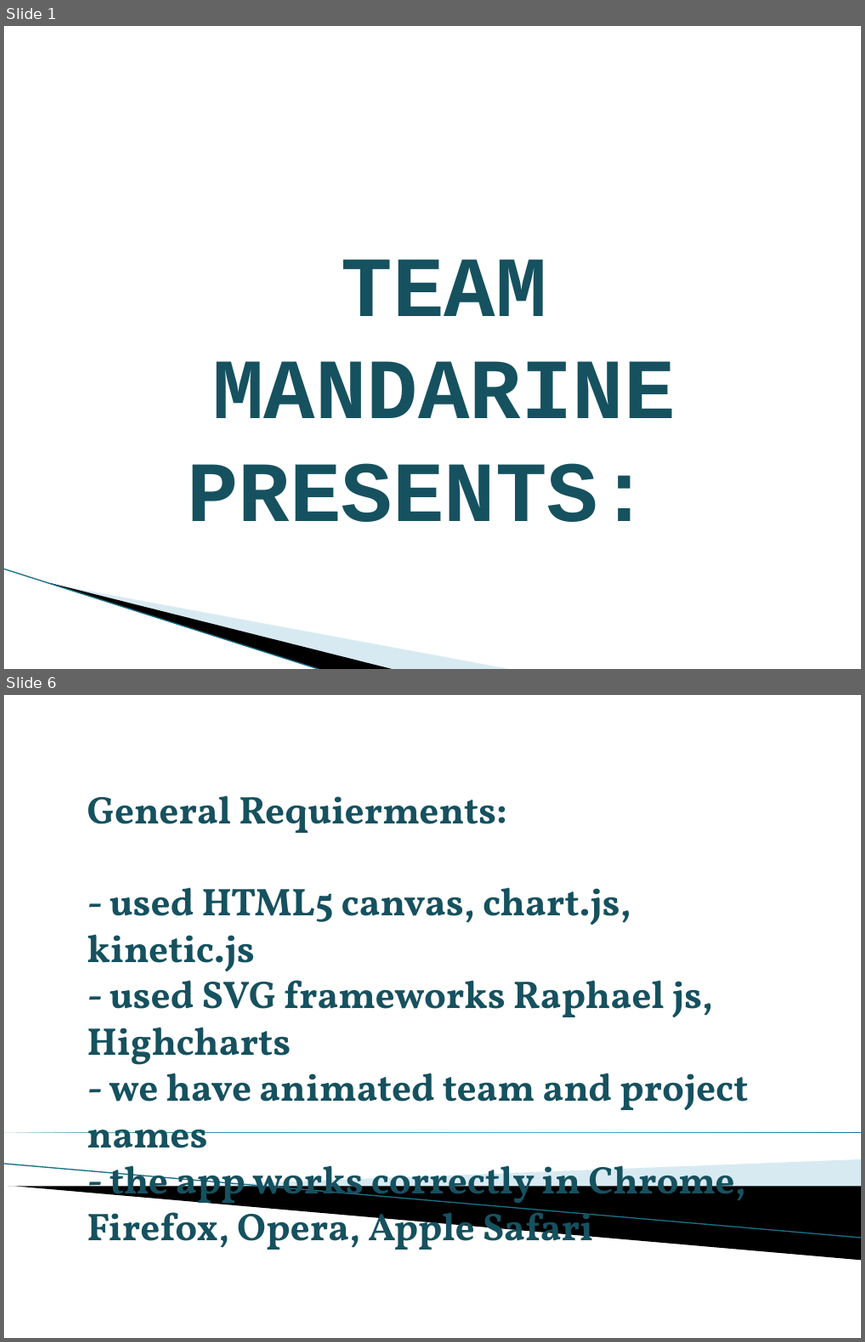
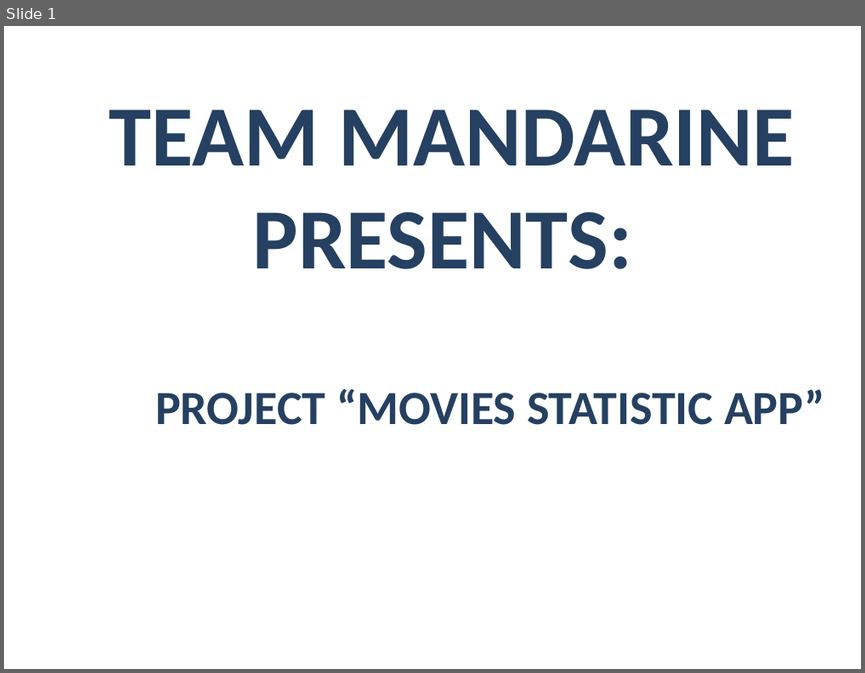
Before and after one commit to Acrelion/JS-Teamwork-Mandarine, a slide deck: Project Documentation/Presentation Mandarine.pptx. Shown one above the other, each under a label of ours: slides 1 and 6 before the commit, slide 1 after it; the slides between them are not shown. The pictures are 865x1342 and 865x673 pixels, drawn with LibreOffice and Linux fonts; fonts in the diff are those of the drawing; background and template pictures are left out. Boxes give left, top, right and bottom in pixels: in the first picture for what was removed or moved away, otherwise in the second. Text is boxed around its words. In the diff, an @@ line names an element or a change of style, - is before the commit and + after.

```diff
--- a/Project Documentation/Presentation Mandarine.pptx
+++ b/Project Documentation/Presentation Mandarine.pptx
@@ slide 6 removed at (4,695,861,1338), background #FFFFFF @@
@@ title removed at (87,795,748,1258) @@
-General Requierments:
-- used HTML5 canvas, chart.js, kinetic.js
-- used SVG frameworks Raphael js, Highcharts
-- we have animated team and project names
-- the app works correctly in Chrome, Firefox, Opera, Apple Safari
@@ right triangle removed at (4,1132,861,1132) @@
@@ line removed from (4, 1163) to (861, 1237) @@
@@ freeform shape removed at (162,1159,861,1205) @@
@@ freeform shape removed at (7,1186,861,1259) @@
@@ slide 1 changed as well @@
@@ text "TEAM MANDARINE": place and size @@
-text "TEAM MANDARINE" at (187,259,675,522)
+text "TEAM MANDARINE" at (109,109,794,269)
@@ text "TEAM MANDARINE" at (109,109,794,269): font Courier New to Calibri, text colour #175160 to #254061, letter outline #23487C 0.71 pt to #5E457C 0.71 pt @@
@@ text added at (155,389,825,425), 40 pt, text #254061, bold @@
+PROJECT “MOVIES STATISTIC APP”
@@ line removed from (4, 568) to (322, 669) @@
@@ freeform shape removed at (49,582,396,669) @@
@@ freeform shape removed at (51,583,514,669) @@
```
Also in this commit, not shown: 2 other slides changed, 6 slides added, 5 other slides removed.
